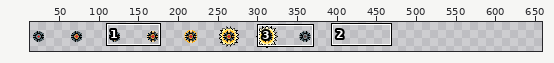
Sprite sheet -- Sprites/ShockDroneSheet.png. The first picture is a wide view before the edit; the outline marks the close-up.
Close-up. The starting point:
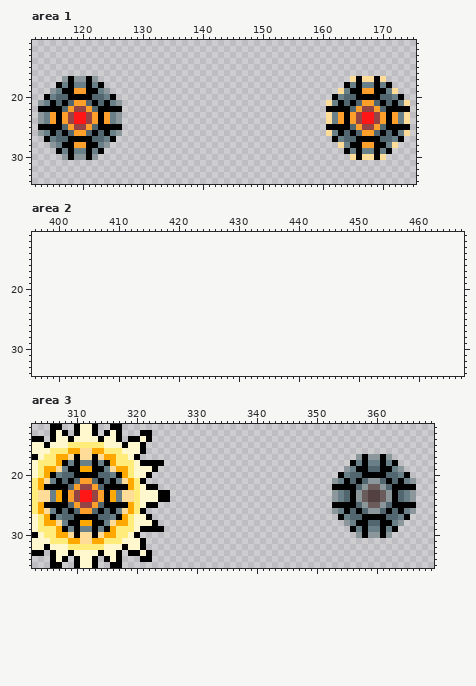
The file is 384x48 pixels. Shown: area 1: x 112..175, y 11..34; area 2: x 396..467, y 11..34; area 3: x 303..369, y 12..35. The old version is drawn lined up with the new one, on the new canvas. The wide view leaves out empty margins. The commit also changed other parts of the picture, which this record leaves out.
Once edited:
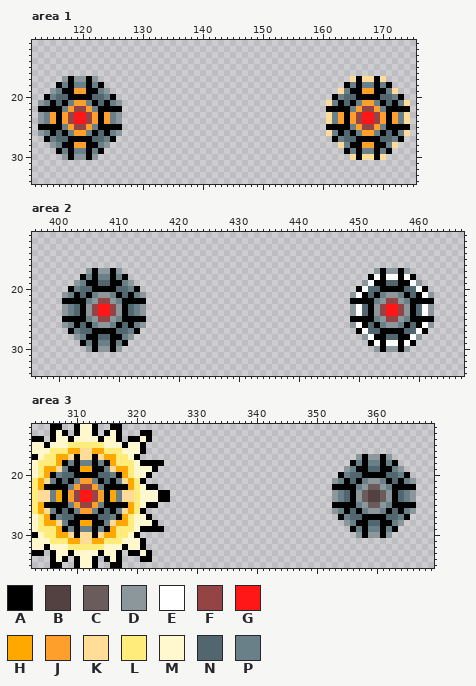
Palette (. is transparent): A #000000  B #534040  C #6b5c5c  D #8b979a  E #ffffff  F #944444  G #ff1616  H #ffa900  J #ff9f2b  K #ffdc98  L #ffec7b  M #fff8cf  N #51666e  P #698088
The exact change:
canvas 384x48 -> 672x48
--- area 1
@@ x 112..175 @@
 20 ..APNNAAAANNPA....................................APNNAAAANNPA..
-21 .DPANANJJNANAPD..................................KPANANJJNANAPK.
-22 .AAAANJFFJNAAAA..................................AAAANJFFJNAAAA.
+21 .DPANAPJJPANAPD..................................KPANAPJJPANAPK.
+22 .AAAAPJFFJPAAAA..................................AAAAPJFFJPAAAA.
 23 .DPJAJFGGFJAJPD..................................KPJAJFGGFJAJPK.
 24 .DPJAJFGGFJAJPD..................................KPJAJFGGFJAJPK.
-25 .AAAANJFFJNAAAA..................................AAAANJFFJNAAAA.
-26 .DPANANJJNANAPD..................................KPANANJJNANAPK.
+25 .AAAAPJFFJPAAAA..................................AAAAPJFFJPAAAA.
+26 .DPANAPJJPANAPD..................................KPANAPJJPANAPK.
 27 ..APNNAAAANNPA....................................APNNAAAANNPA..
--- area 2
@@ x 396..467 @@
 16 ........................................................................
-17 ........................................................................
-18 ........................................................................
-19 ........................................................................
-20 ........................................................................
-21 ........................................................................
-22 ........................................................................
-23 ........................................................................
-24 ........................................................................
-25 ........................................................................
-26 ........................................................................
-27 ........................................................................
-28 ........................................................................
-29 ........................................................................
-30 ........................................................................
+17 .........DADDAD..........................................DADDAD.........
+18 ........APAPPAPA........................................AEAEEAEA........
+19 .......DPAANNAAPD......................................DEAANNAAED.......
+20 ......APNNAAAANNPA....................................AENNAAAANNEA......
+21 .....DPANAPDDPANAPD..................................DEANAPDDPANAED.....
+22 .....AAAAPDFFDPAAAA..................................AAAAPDFFDPAAAA.....
+23 .....DPNADFGGFDANPD..................................DENADFGGFDANED.....
+24 .....DPNADFGGFDANPD..................................DENADFGGFDANED.....
+25 .....AAAAPDFFDPAAAA..................................AAAAPDFFDPAAAA.....
+26 .....DPANAPDDPANAPD..................................DEANAPDDPANAED.....
+27 ......APNNAAAANNPA....................................AENNAAAANNEA......
+28 .......DPAANNAAPD......................................DEAANNAAED.......
+29 ........APAPPAPA........................................AEAEEAEA........
+30 .........DADDAD..........................................DADDAD.........
 31 ........................................................................
--- area 3
@@ x 303..369 @@
 20 MLHAPNNAAAANNPAHLMMA...............................APNNAAAANNPA....
-21 LHKPANANJJNANAPKHLA...............................DPANANDDNANAPD...
-22 LHAAAANJFFJNAAAAHLMAA.............................AAAANDCCDNAAAA...
+21 LHKPANAPJJPANAPKHLA...............................DPANAPDDPANAPD...
+22 LHAAAAPJFFJPAAAAHLMAA.............................AAAAPDCCDPAAAA...
 23 LKKPHAJFGGFJAHPKKLMMMAA...........................DPNADCBBCDANPD...
 24 LKKPHAJFGGFJAHPKKLMMMAA...........................DPNADCBBCDANPD...
-25 LHAAAANJFFJNAAAAHLMAA.............................AAAANDCCDNAAAA...
-26 LHKPANANJJNANAPKHLA...............................DPANANDDNANAPD...
+25 LHAAAAPJFFJPAAAAHLMAA.............................AAAAPDCCDPAAAA...
+26 LHKPANAPJJPANAPKHLA...............................DPANAPDDPANAPD...
 27 MLHAPNNAAAANNPAHLMMA...............................APNNAAAANNPA....
